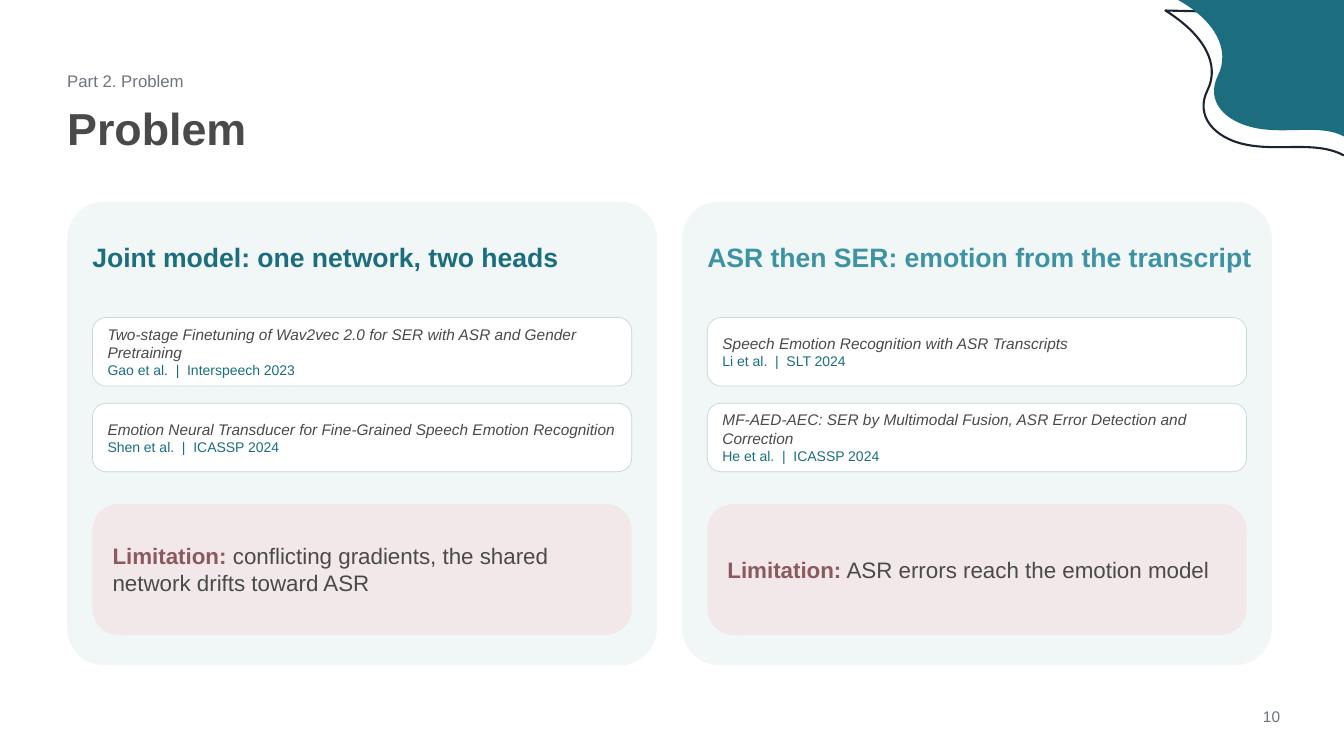
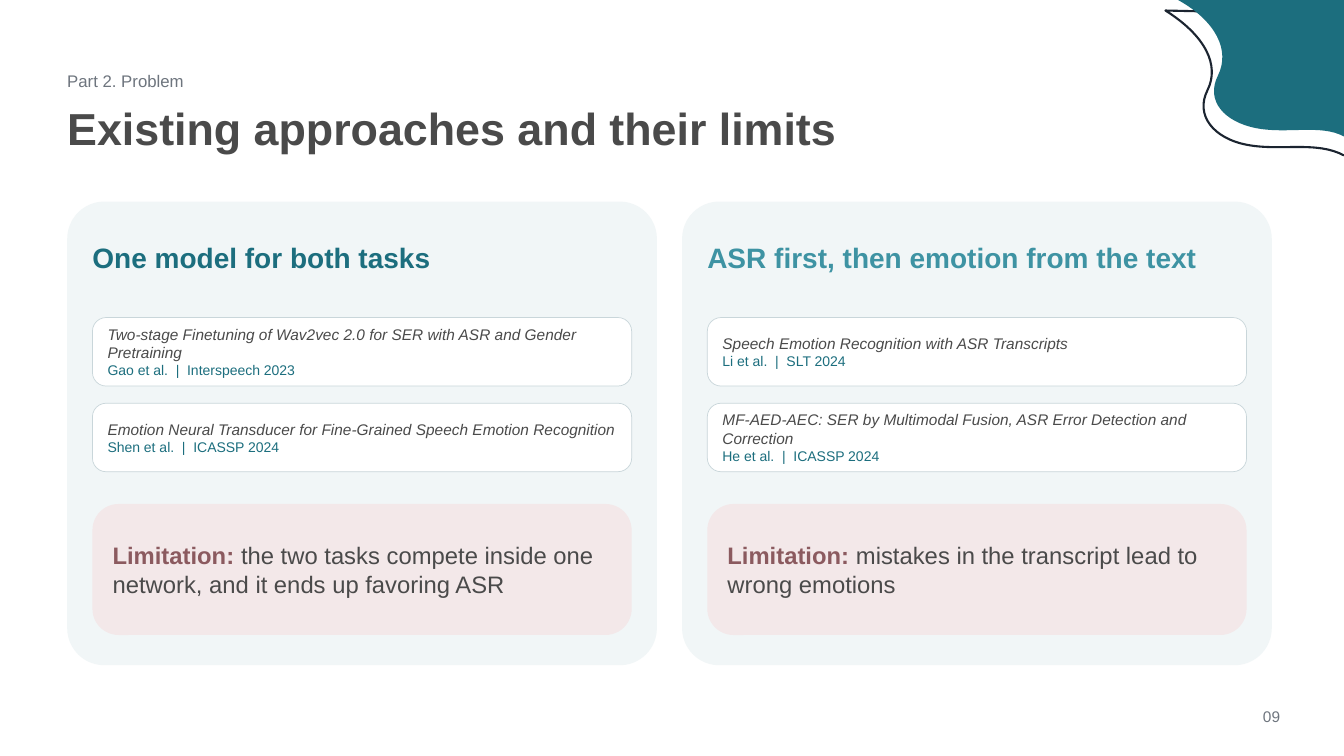
Before and after one commit to jasonhoang6201/vp-ser, a slide deck: slide 9 of paper-review/slides/eaasr-slides.pptx (slide 10 before the commit). Drawn at 1344x756 pixels with LibreOffice and Linux fonts; fonts in the diff are those of the drawing. Boxes give left, top, right and bottom in pixels: in the first picture for what was removed or moved away, otherwise in the second. Text is boxed around its words. In the diff, an @@ line names an element or a change of style, - is before the commit and + after.

```diff
--- a/paper-review/slides/eaasr-slides.pptx
+++ b/paper-review/slides/eaasr-slides.pptx
@@ text at [67, 112, 836, 154]: text changed @@
-Problem
+Existing approaches and their limits
@@ text at [92, 247, 430, 269]: text changed; size 19 to 20 pt @@
-Joint model: one network, two heads
+One model for both tasks
@@ text at [707, 247, 1196, 273]: text changed; size 19 to 20 pt @@
-ASR then SER: emotion from the transcript
+ASR first, then emotion from the text
@@ text at [113, 546, 593, 598]: text changed; size 16 to 17 pt @@
-Limitation: conflicting gradients, the shared network drifts toward ASR
+Limitation: the two tasks compete inside one network, and it ends up favoring ASR
@@ text at [727, 546, 1198, 598]: text changed; size 16 to 17 pt @@
-Limitation: ASR errors reach the emotion model
+Limitation: mistakes in the transcript lead to wrong emotions
@@ text at [1263, 711, 1280, 722]: text changed @@
-10
+09
```
Also in this commit, not shown: 13 other slides changed, 5 slides added, 7 slides removed, 18 other files.
